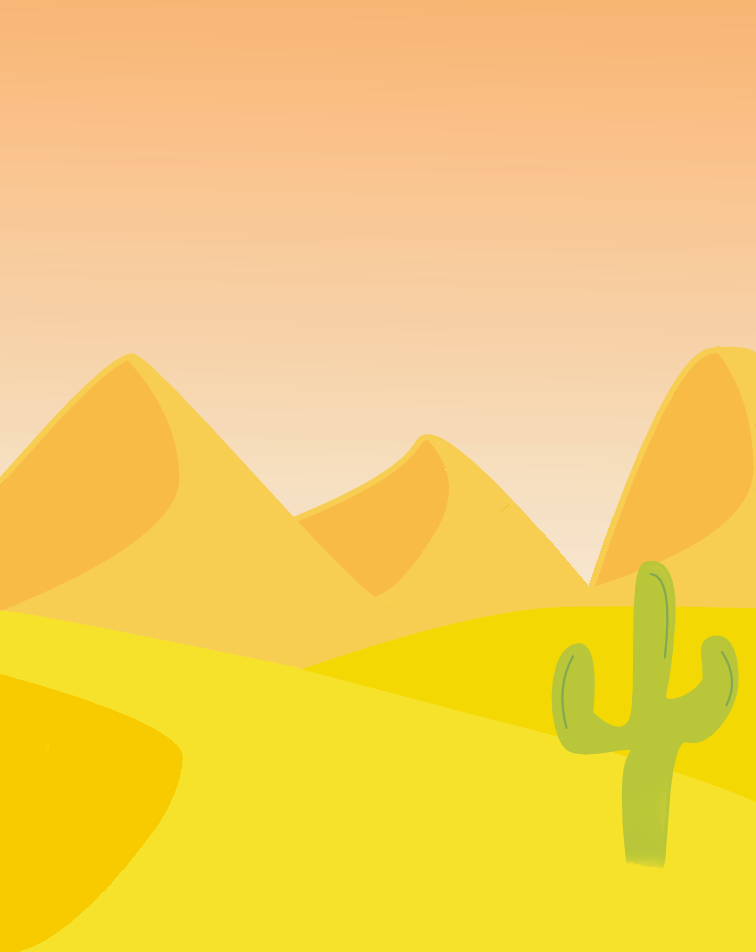
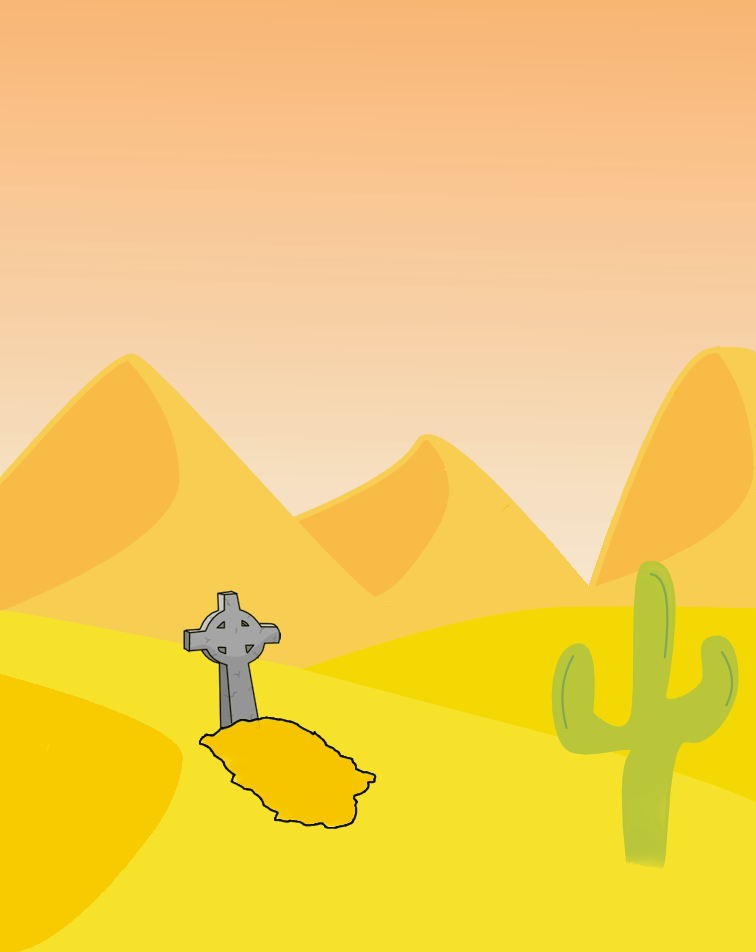
The second 756×952 image is a revision of the first. Changes to its layers:
added group "Bild" with 8 layers over [182, 590, 377, 829]
moved "Kaktus" (1st of 2, in "Bild") into group "Bild" over [182, 590, 377, 829]
added group "Grab" with 2 layers in group "Bild" over [182, 590, 377, 829]
added layer "Wüste Ausgehoben" in group "Grab" over [182, 640, 377, 829]
added layer "Grabstein" in group "Grab" over [182, 590, 358, 819]
moved "Wüste" into group "Bild", painted on it over [182, 590, 377, 829]
moved "Himmel" into group "Bild", painted on it over [182, 590, 358, 768]
